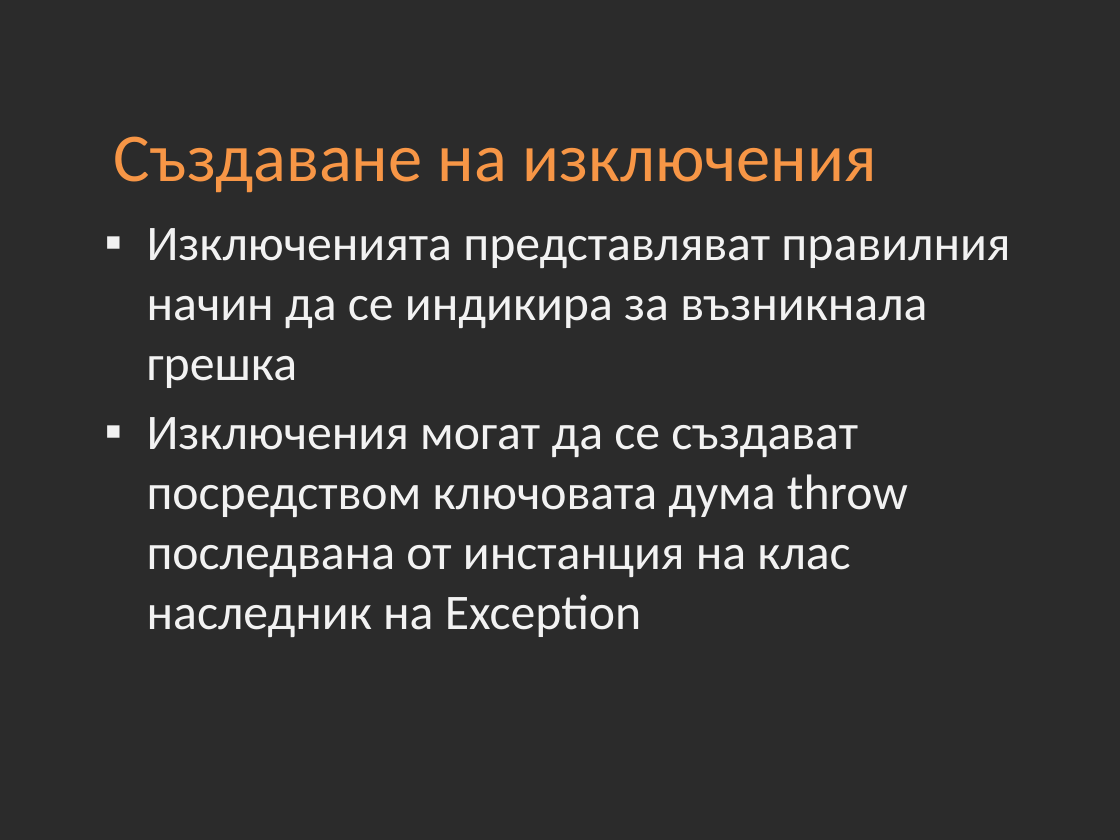
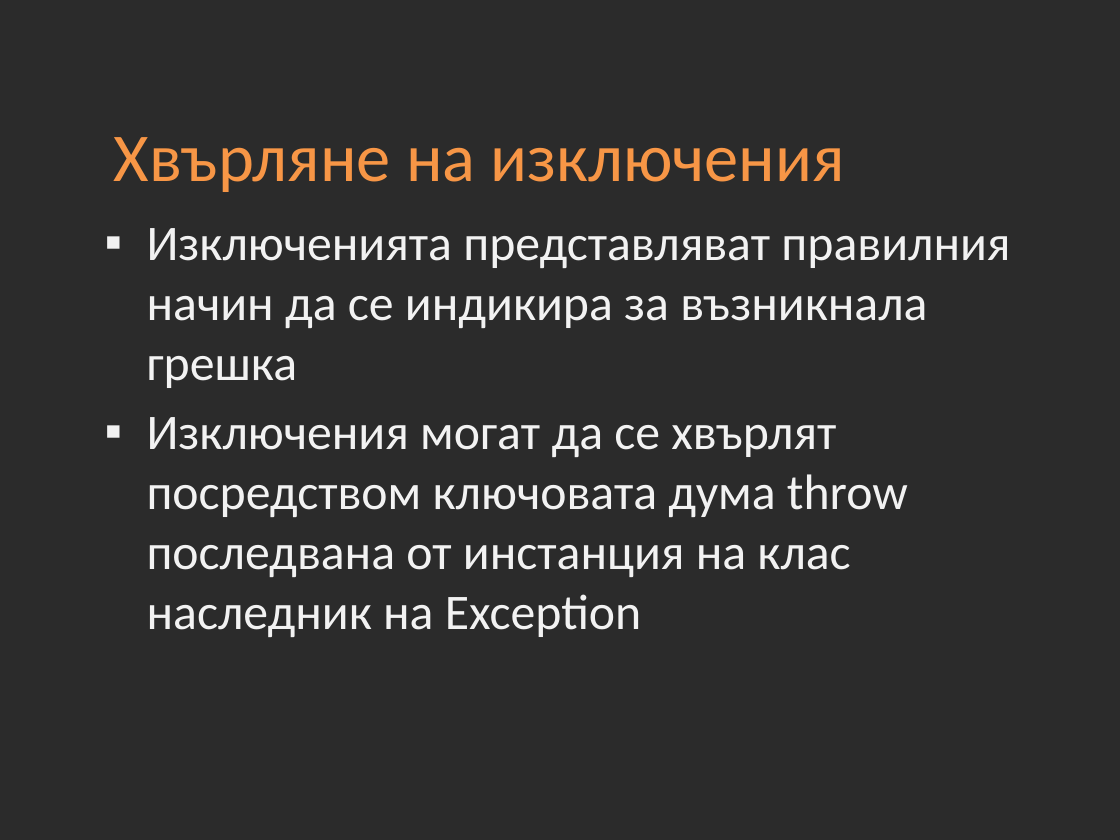
Before and after one commit to Academy-Soft-Intellect/Java-Course, a slide deck: slide 14 of 08-Exceptions.pptx. Drawn at 1120x840 pixels with LibreOffice and Linux fonts; fonts in the diff are those of the drawing; background and template pictures are left out; a plain dark background stands for a picture behind light text. Boxes give left, top, right and bottom in pixels: in the first picture for what was removed or moved away, otherwise in the second. Text is boxed around its words. In the diff, an @@ line names an element or a change of style, - is before the commit and + after.

```diff
--- a/08-Exceptions.pptx
+++ b/08-Exceptions.pptx
@@ title at (114,137,845,192): text changed @@
-Създаване на изключения
+Хвърляне на изключения
@@ text at (147,417,908,637): text changed @@
-▪ Изключения могат да се създават посредством ключовата дума throw последвана от инстанция на клас наследник на Exception
+▪ Изключения могат да се хвърлят посредством ключовата дума throw последвана от инстанция на клас наследник на Exception
```
Also in this commit, not shown: 2 other slides changed.
